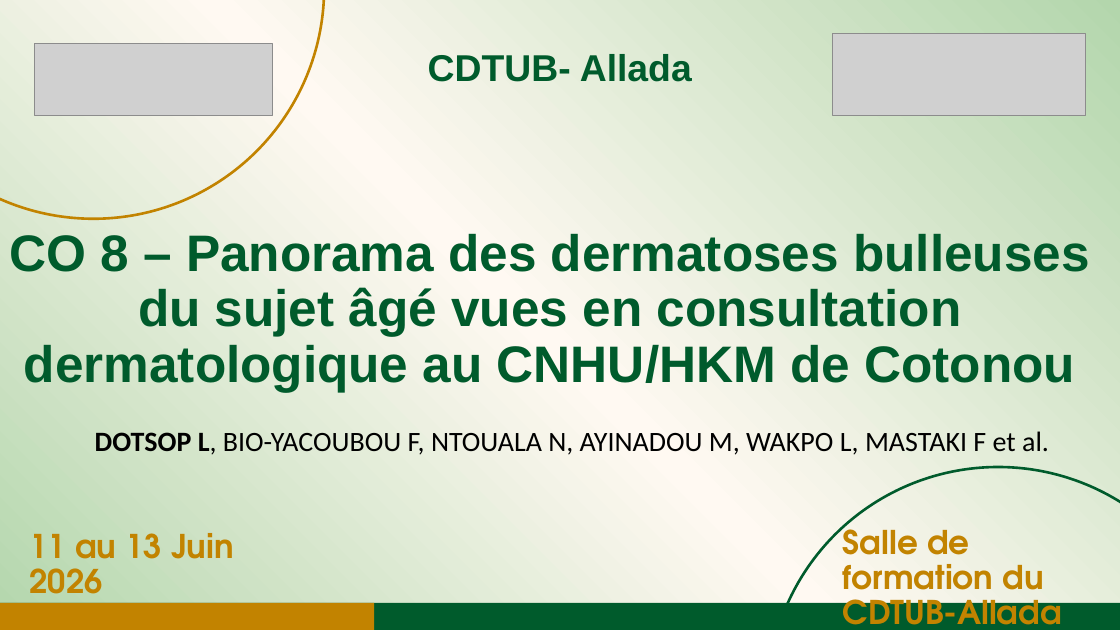
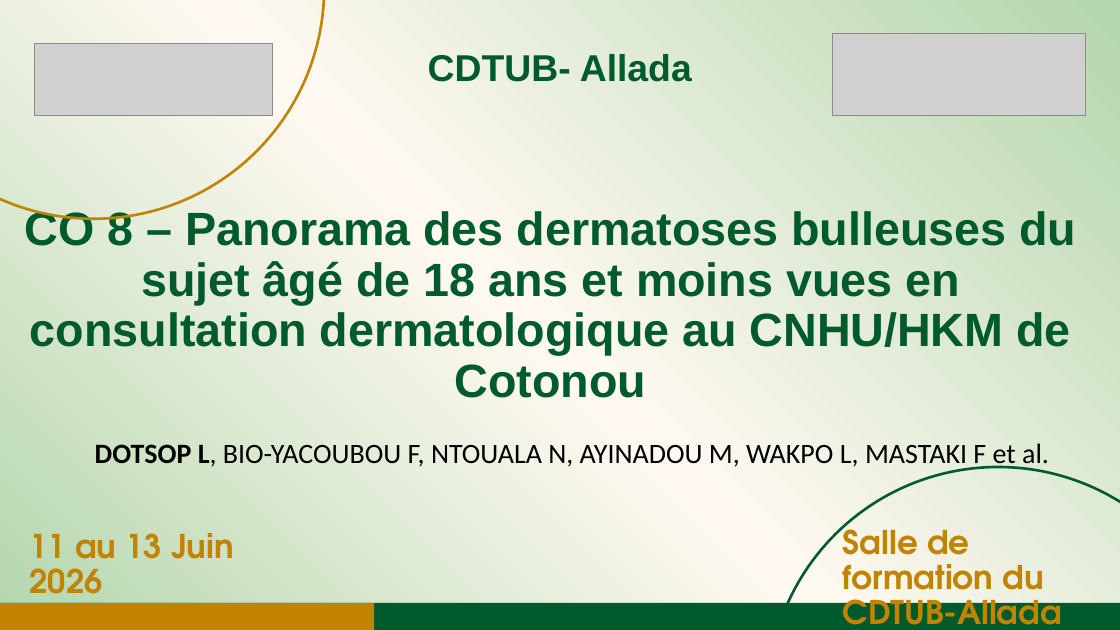
Before and after one commit to jicorporate/GFMP, a slide deck: slide 1 of Communication Orale_JDA1_sujets_enfant_30mai.pptx. Drawn at 1120x630 pixels with LibreOffice and Linux fonts; fonts in the diff are those of the drawing; grey boxes stand for pictures. Boxes give left, top, right and bottom in pixels: in the first picture for what was removed or moved away, otherwise in the second. Text is boxed around its words. In the diff, an @@ line names an element or a change of style, - is before the commit and + after.

Commit message:
git commit -m "Update Communication Orale_JDA1_sujets ag\303\251s_30mai.pptx and Communication Orale_JDA1_sujets_enfant_30mai.pptx"

```diff
--- a/Communication Orale_JDA1_sujets_enfant_30mai.pptx
+++ b/Communication Orale_JDA1_sujets_enfant_30mai.pptx
@@ text at <box>25,209,1076,398</box>: text changed; size 44 to 40 pt @@
-CO 8 – Panorama des dermatoses bulleuses du sujet âgé vues en consultation dermatologique au CNHU/HKM de Cotonou
+CO 8 – Panorama des dermatoses bulleuses du sujet âgé de 18 ans et moins vues en consultation dermatologique au CNHU/HKM de Cotonou
@@ subtitle "DOTSOP L, BIO-YACOUBOU F, NTOUALA ...": place and size @@
-subtitle "DOTSOP L, BIO-YACOUBOU F, NTOUALA ..." at <box>95,431,1049,455</box>
+subtitle "DOTSOP L, BIO-YACOUBOU F, NTOUALA ..." at <box>95,443,1049,469</box>
```
Also in this commit, not shown: 5 other slides changed, 5 slides added, 6 slides removed, 1 other file.
